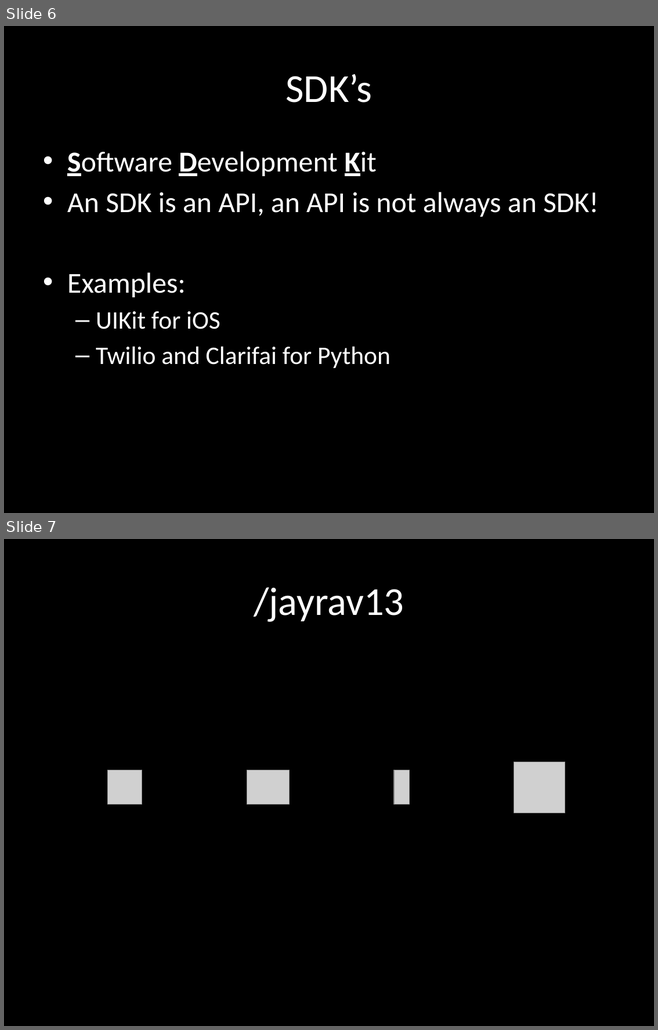
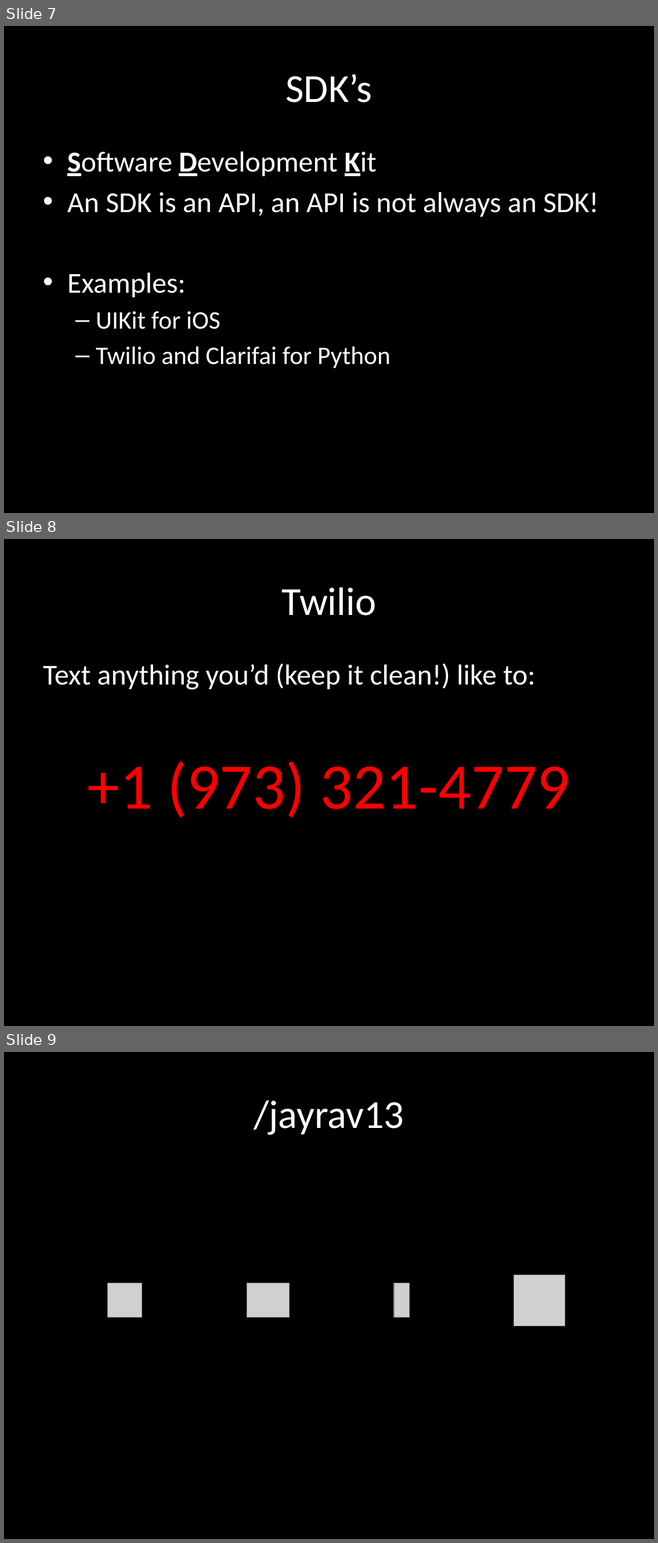
Before and after one commit to jayrav13/hackhers-apiworkshop, a slide deck: presentation/Intro-to-APIs.pptx. Shown one above the other, each under a label of ours: slides 6 and 7 before the commit, slides 7, 8 and 9 after it. The pictures are 658x1030 and 658x1543 pixels, drawn with LibreOffice and Linux fonts; fonts in the diff are those of the drawing; grey boxes stand for pictures. Boxes give left, top, right and bottom in pixels: in the first picture for what was removed or moved away, otherwise in the second. Text is boxed around its words. In the diff, an @@ line names an element or a change of style, - is before the commit and + after.

Commit message:
Twilio

```diff
--- a/presentation/Intro-to-APIs.pptx
+++ b/presentation/Intro-to-APIs.pptx
@@ slide 8 added at (4, 539, 654, 1026), background #000000 @@
@@ title added at (282, 587, 376, 616), 44 pt, text #FFFFFF @@
+Twilio
@@ text added at (43, 663, 570, 818), 32 pt, text #FFFFFF @@
+Text anything you’d (keep it clean!) like to:
++1 (973) 321-4779
@@ what was slide 6 is now slide 7 @@
@@ what was slide 7 is now slide 9 @@
```
Also in this commit, not shown: 1 slide changed, 1 other slide added, 5 other files.
